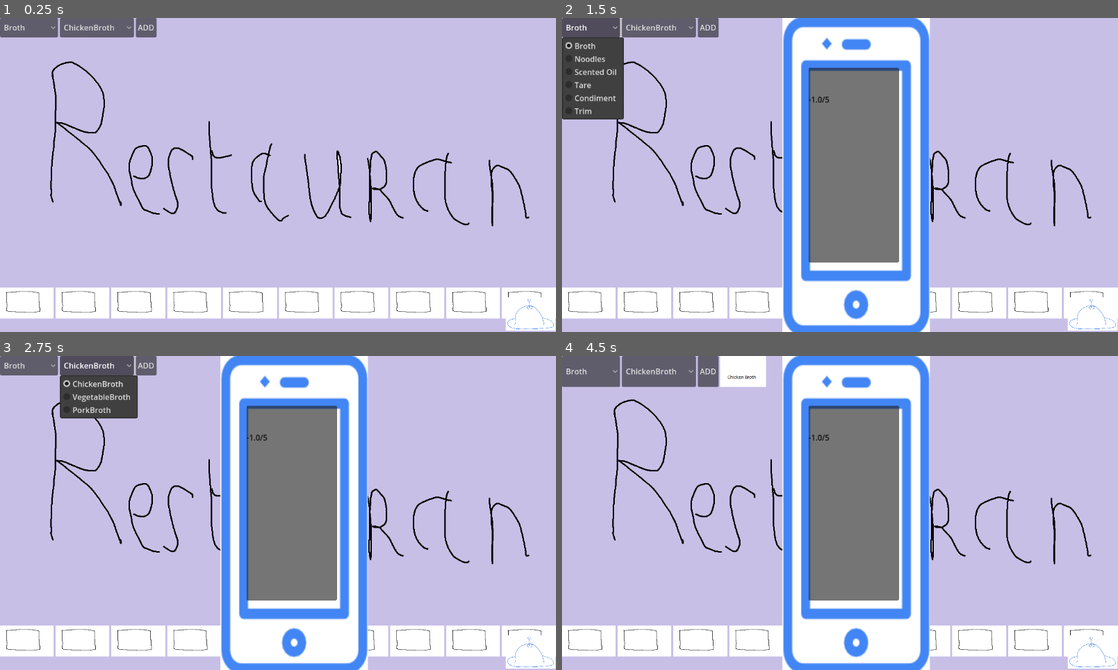
Above: before the commit, frames 1-4 (two rows, left to right).
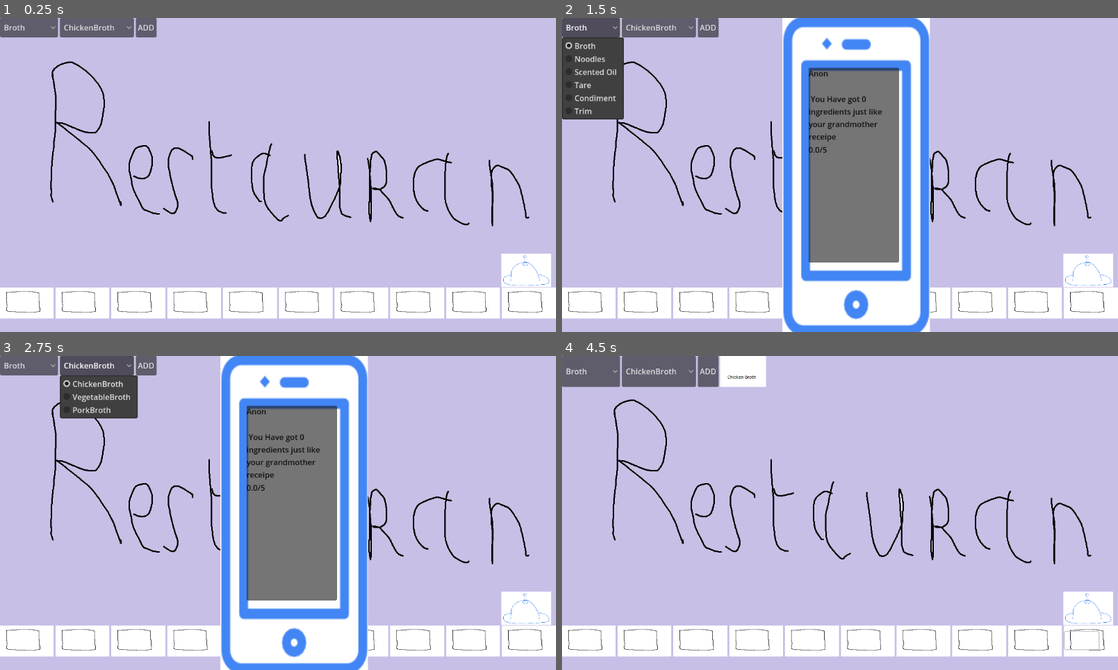
Above: after the commit, the same moments.

Repository: Hardy-Thomas/RyuNoFoku
Game: Godot game, scene res://scenes/main.tscn
Same seed, same stepped clock (60 frames per second), same inputs: the game is played once before the commit and once after it.
Inputs (mouse positions are in pixels of both pictures, inside the frame that each line leads up to; where the layout moved, square brackets give the same spot in the first picture):
- Up to frame 1 (0.25 s): no input
- Up to frame 2 (1.5 s): click (1090, 269) [1090, 313] at 0.5 s; click "Broth" at 1.25 s
- Up to frame 3 (2.75 s): click "ChickenBroth" at 2 s
- Up to frame 4 (4.5 s): click "ADD" at 2.75 s; click (851, 503) at 3.5 s; click (1079, 641) at 4.25 s

The runs differ from the first frame. In frame 1, 1.4% of the frame differs, in the area x 90-100%, y 75-100%; in frame 2, 1.8%; in frame 3, 1.8%; in frame 4, 26%, in the area x 39-100%, y 0-100%.

Commit message:
j'ai juste remis le code du phone depuis la branche 4chette

Diff:
--- a/scenes/main.tscn
+++ b/scenes/main.tscn
@@ -76,11 +76,14 @@
 flat = true
 
 [node name="TextureButton" type="TextureButton" parent="UI/Valider"]
-layout_mode = 0
-offset_left = 6.0
-offset_top = 7.0
-offset_right = 899.0
-offset_bottom = 605.0
+layout_mode = 1
+anchors_preset = -1
+anchor_top = -2.306
+anchor_bottom = -2.306
+offset_left = -3.0
+offset_top = 0.01599884
+offset_right = 890.0
+offset_bottom = 598.016
 scale = Vector2(0.115, 0.115)
 texture_normal = ExtResource("3_jyhfs")
 texture_pressed = ExtResource("4_tbgi4")
--- a/scripts/main.gd
+++ b/scripts/main.gd
@@ -153,21 +153,36 @@
 		if slot is TextureRect and slot.ingredient_name != "":
 			guessed_recipe.append(slot.ingredient_name)
 	var good = 0 #comptabilisation des bons ingrédients
-	var score = 0
+	var score = 0.0
 	for ingredient in guessed_recipe:
 		if ingredient in secret:
 			score += 1  # bon ingrédient
 			good += 1
+			print(score)
 		else:
+			print(ingredient)
+			print(secret)
+			if " " == ingredient:
+				print(" ")
+				if not(" " in secret) :
+					print("VOVOOVOVOOVOVOODSFJFGMKSDJGHMLKSDJGFMLKDSMLKGMSLDKGMDSKGMLKSDGMKDSMLGK")
 			score -= 2  # ingrédient mauvais ingrédient
+			print("MALUS")
 
 	#MISSING INGREDIENT YOU SUCK LOL
 	for ingredient in secret:
 		if ingredient not in guessed_recipe:
+			print(ingredient)
 			score -= 1  # ingrédient manquant
+			print("looser")
 		#BON J'AI IMPROVISE LE SCORRING
-
+	print('HAAAAAAAAAAAAAAAa')
+
+	print(score)
+	print(score/len(secret))
+	print(score*5/len(secret))
 	score = score/len(secret)*5
+
 	if score < 0:
 		score = 0
 
@@ -180,8 +195,15 @@
 	var guess = ""
 	for slot in board.get_children():
 		if slot is TextureRect and slot.ingredient_name != "":
-			current_guess.append(slot.ingredient_name)
-			guess = guess + " and " + slot.ingredient_name
-
-	phone_feedback.display(guess)
+			if guess != "":
+				current_guess.append(slot.ingredient_name)
+				guess = guess + " and " + slot.ingredient_name
+			else:
+				guess = "You served a ramen ball with " + slot.ingredient_name
+	var score
+	var good
+	var valid = validations()
+	score = valid[0]
+	good = valid[1]
+	phone_feedback.display("Anon",guess + "\n You Have got " +str(good) + " ingredients just like your grandmother receipe",score)
 	print("Recette proposée :", guess)
Binary file added: picture/sprite/ingrédient/Sans_titre_470.jpg
Not shown, added: picture/sprite/ingrédient/Sans_titre_470.jpg.import
